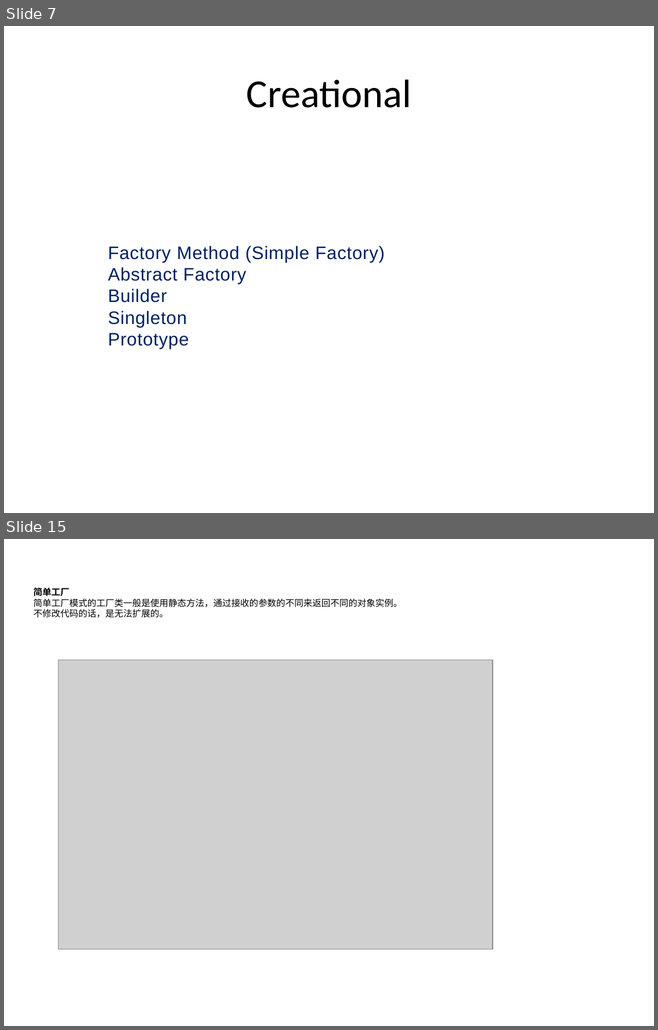
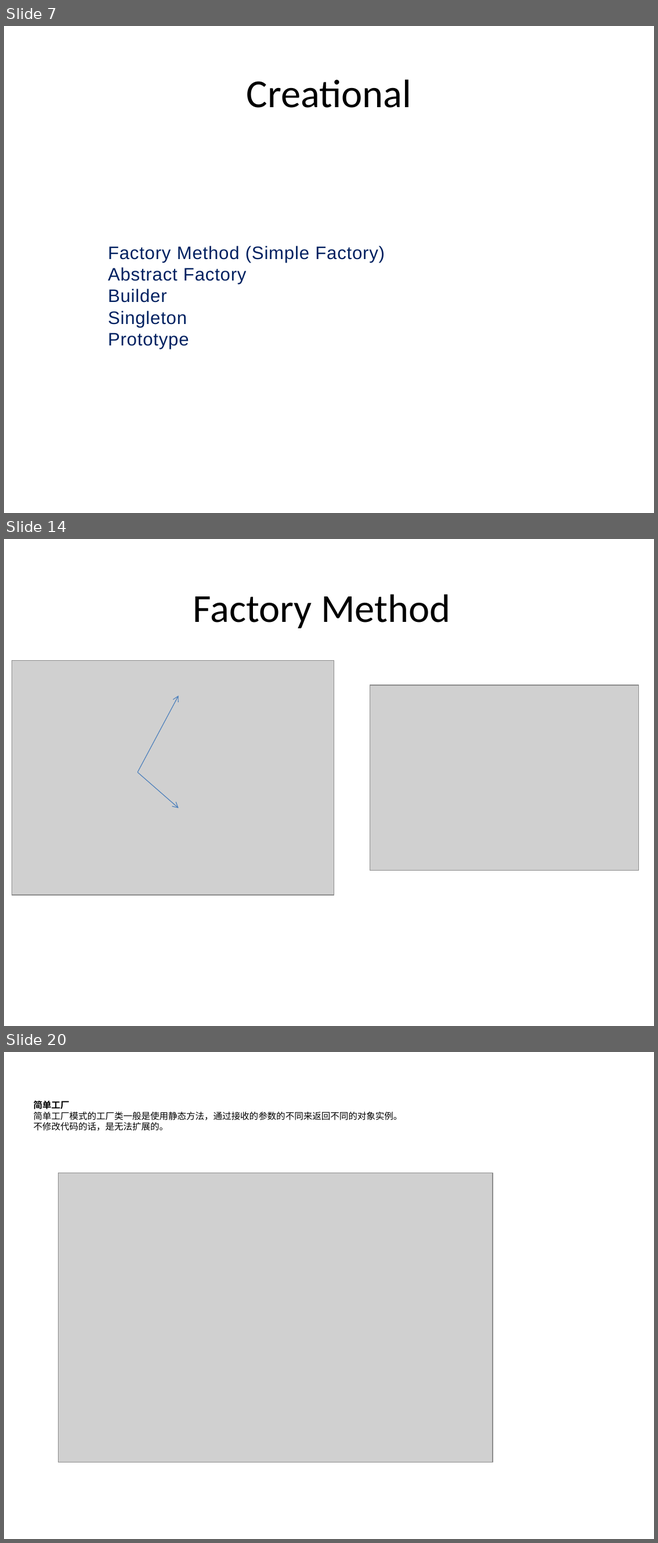
Before and after one commit to PlumpMath/DesignPattern-956, a slide deck: _Doc/Design Pattern (C#) - Part 1.pptx. Shown one above the other, each under a label of ours: slides 7 and 15 before the commit, slides 7, 14 and 20 after it; the slides between them are not shown. The pictures are 658x1030 and 658x1543 pixels, drawn with LibreOffice and Linux fonts; fonts in the diff are those of the drawing; grey boxes stand for pictures. Boxes give left, top, right and bottom in pixels: in the first picture for what was removed or moved away, otherwise in the second. Text is boxed around its words. In the diff, an @@ line names an element or a change of style, - is before the commit and + after.

Commit message:
Refined FactoryMethod design pattern; Updated PPTs.

```diff
--- a/_Doc/Design Pattern (C#) - Part 1.pptx
+++ b/_Doc/Design Pattern (C#) - Part 1.pptx
@@ slide 14 added at [4,539,654,1026], background #FFFFFF @@
@@ title added at [193,594,450,628], 44 pt, text #000000 @@
+Factory Method
@@ picture added at [12,660,334,895] @@
@@ picture added at [370,685,639,870] @@
@@ arrow added from (137, 772) to (178, 696), #4B7EBC 0.75 pt @@
@@ arrow added from (137, 772) to (178, 808), #4B7EBC 0.75 pt @@
@@ what was slide 15 is now slide 20 @@
```
Also in this commit, not shown: 5 slides changed, 8 other slides added, 1 slide removed, 7 other files.
